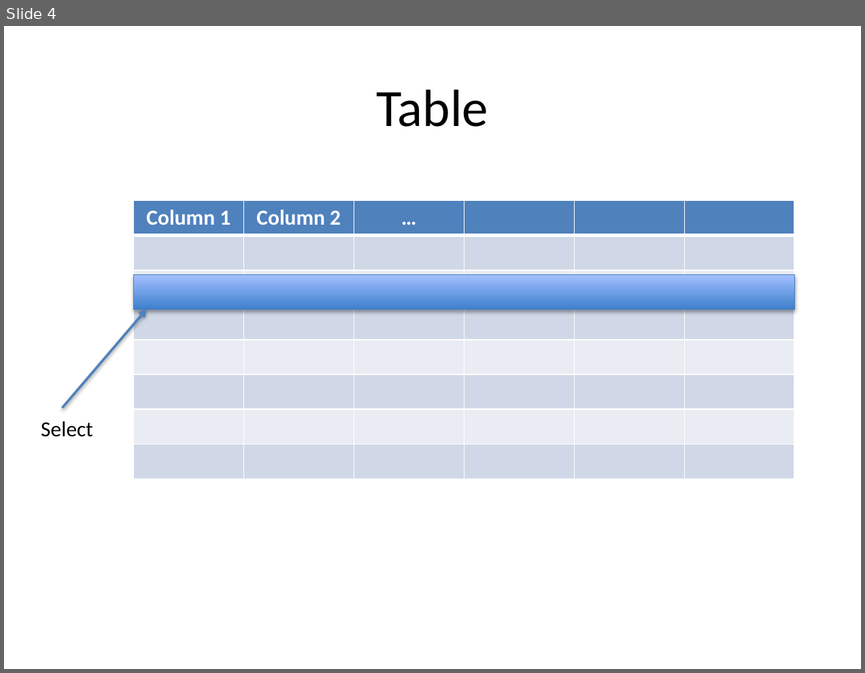
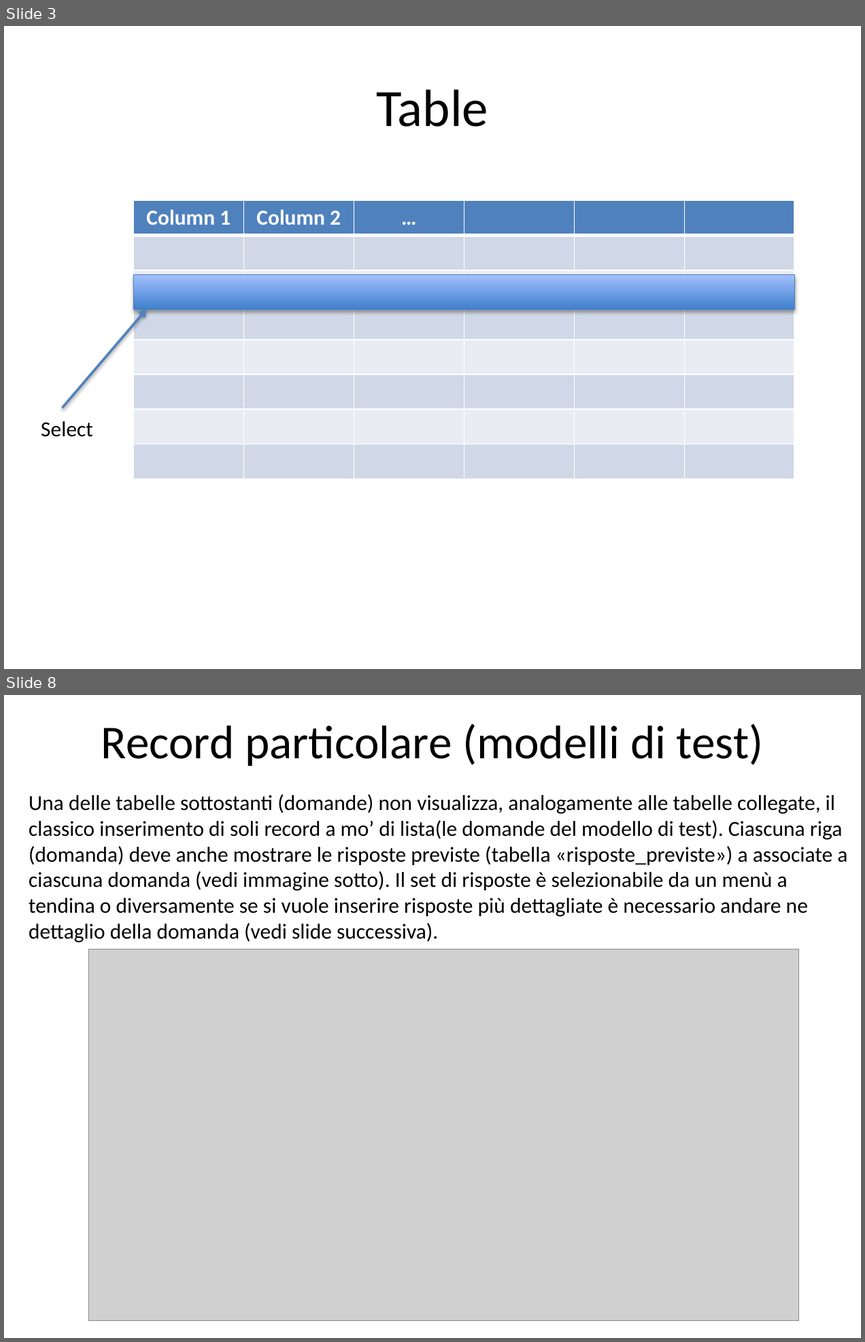
Before and after one commit to amepoli/onecompliance, a slide deck: user_stories.pptx. Shown one above the other, each under a label of ours: slide 4 before the commit, slides 3 and 8 after it; the slides between them are not shown. The pictures are 865x673 and 865x1342 pixels, drawn with LibreOffice and Linux fonts; fonts in the diff are those of the drawing; grey boxes stand for pictures. Boxes give left, top, right and bottom in pixels: in the first picture for what was removed or moved away, otherwise in the second. Text is boxed around its words. In the diff, an @@ line names an element or a change of style, - is before the commit and + after.

```diff
--- a/user_stories.pptx
+++ b/user_stories.pptx
@@ slide 8 added at [4,695,861,1338], background #FFFFFF @@
@@ title added at [101,724,763,766], 39.6 pt, text #000000 @@
+Record particolare (modelli di test)
@@ text added at [28,794,847,943], 18 pt, text #000000 @@
+Una delle tabelle sottostanti (domande) non visualizza, analogamente alle tabelle collegate, il classico inserimento di soli record a mo’ di lista(le domande del modello di test). Ciascuna riga (domanda) deve anche mostrare le risposte previste (tabella «risposte_previste») a associate a ciascuna domanda (vedi immagine sotto). Il set di risposte è selezionabile da un menù a tendina o diversamente se si vuole inserire risposte più dettagliate è necessario andare ne dettaglio della domanda (vedi slide successiva).
@@ picture added at [89,949,798,1320] @@
@@ what was slide 4 is now slide 3 @@
```
Also in this commit, not shown: 1 slide changed, 7 other slides added, 1 slide removed, 2 other files.
